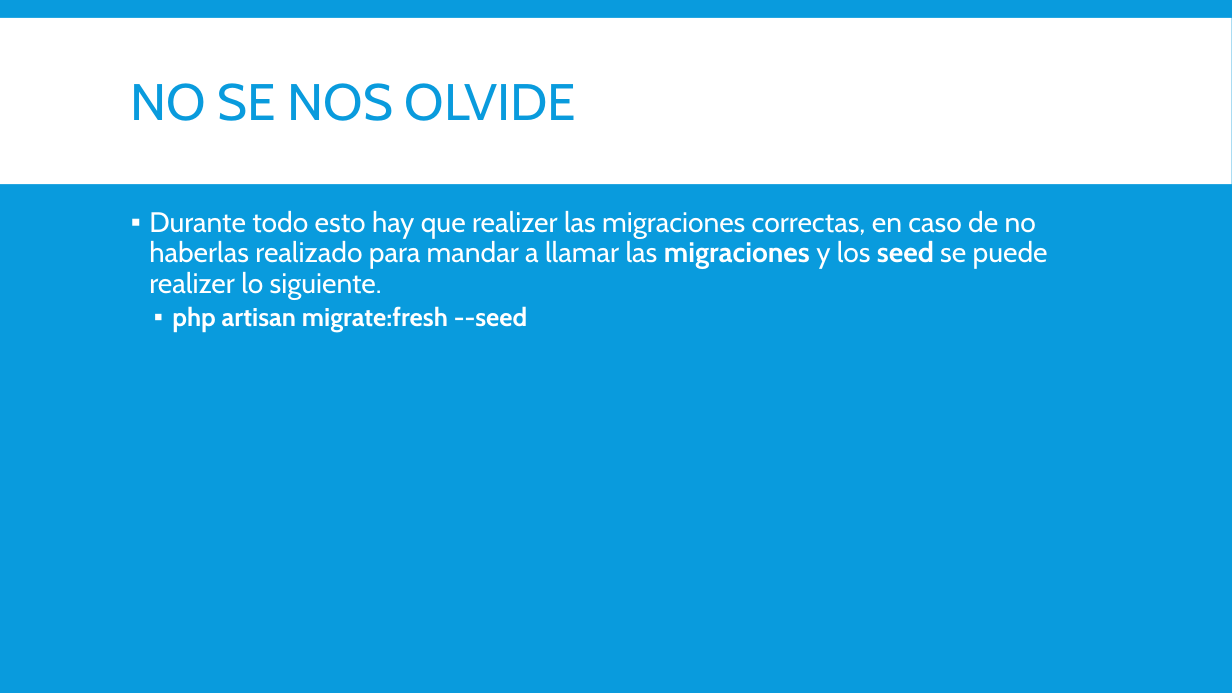
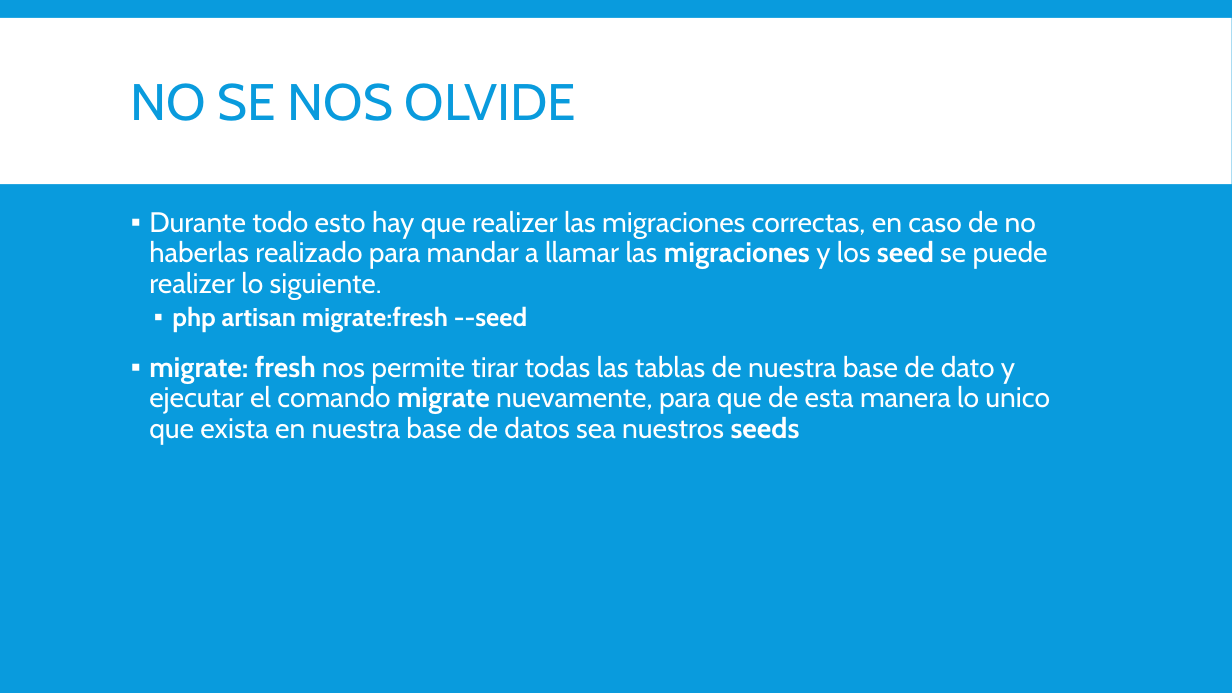
Before and after one commit to magoclown/PAPW2, a slide deck: slide 16 of Presentaciones/Creacion de Roles.pptx (slide 15 before the commit). Drawn at 1232x693 pixels with LibreOffice and Linux fonts; fonts in the diff are those of the drawing. Boxes give left, top, right and bottom in pixels: in the first picture for what was removed or moved away, otherwise in the second. Text is boxed around its words. In the diff, an @@ line names an element or a change of style, - is before the commit and + after.

```diff
--- a/Presentaciones/Creacion de Roles.pptx
+++ b/Presentaciones/Creacion de Roles.pptx
@@ text at [149, 355, 1050, 444]: paragraph added @@
+▪ migrate: fresh nos permite tirar todas las tablas de nuestra base de dato y ejecutar el comando migrate nuevamente, para que de esta manera lo unico que exista en nuestra base de datos sea nuestros seeds
```
Also in this commit, not shown: 3 other slides changed, 1 slide added.
